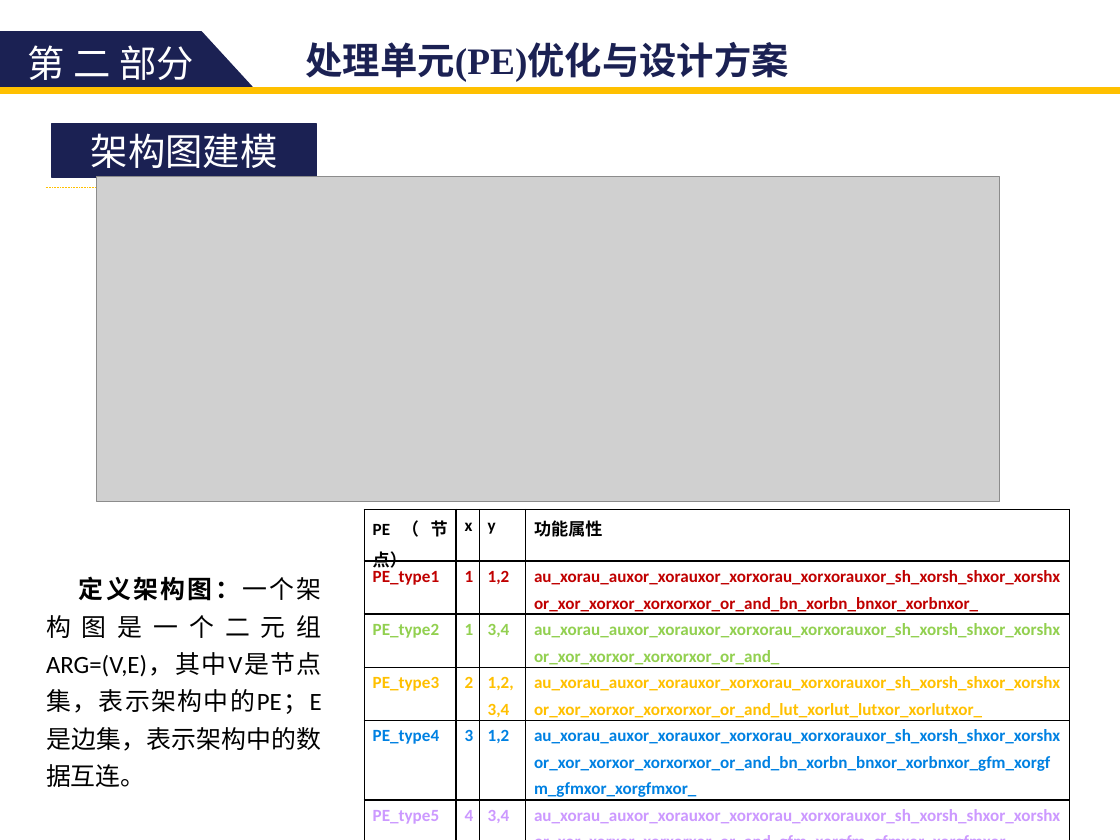
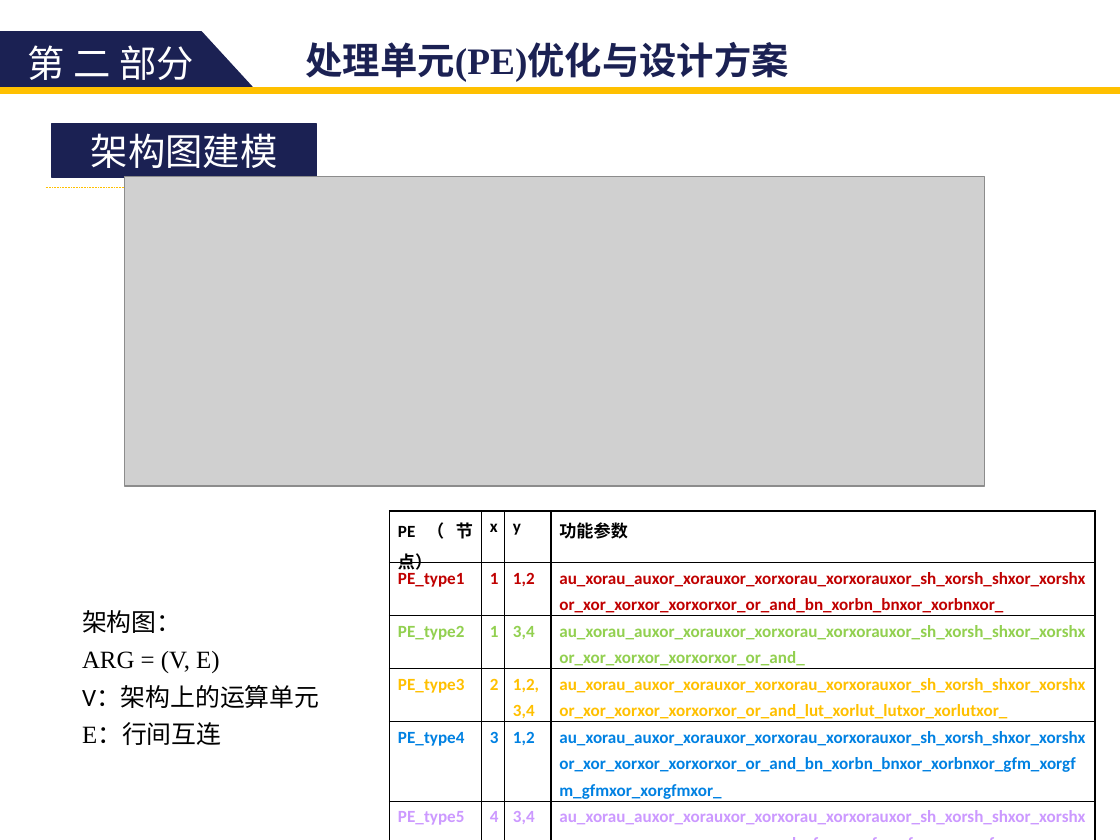
Before and after one commit to zdyzhan/bishe, a slide deck: slide 28 of 131199 李小泉.pptx (slide 32 before the commit). Drawn at 1120x840 pixels with LibreOffice and Linux fonts; fonts in the diff are those of the drawing; grey boxes stand for pictures. Boxes give left, top, right and bottom in pixels: in the first picture for what was removed or moved away, otherwise in the second. Text is boxed around its words. In the diff, an @@ line names an element or a change of style, - is before the commit and + after.

```diff
--- a/131199 李小泉.pptx
+++ b/131199 李小泉.pptx
@@ picture: place and size @@
-picture at <box>97,177,1000,502</box>
+picture at <box>124,177,984,486</box>
@@ table at <box>390,511,1095,830</box> @@
-row 1, column 4: 功能属性
+row 1, column 4: 功能参数
@@ table: place and size @@
-table at <box>364,510,1070,829</box>
+table at <box>390,511,1095,830</box>
@@ text at <box>82,610,319,745</box>: text changed; font Calibri to Times New Roman @@
-定义架构图：一个架构图是一个二元组ARG=(V,E)，其中V是节点集，表示架构中的PE；E是边集，表示架构中的数据互连。
+架构图：
+ARG = (V, E)
+V：架构上的运算单元
+E：行间互连
```
Also in this commit, not shown: 33 other slides changed, 5 slides added, 11 slides removed, 13 other files.
